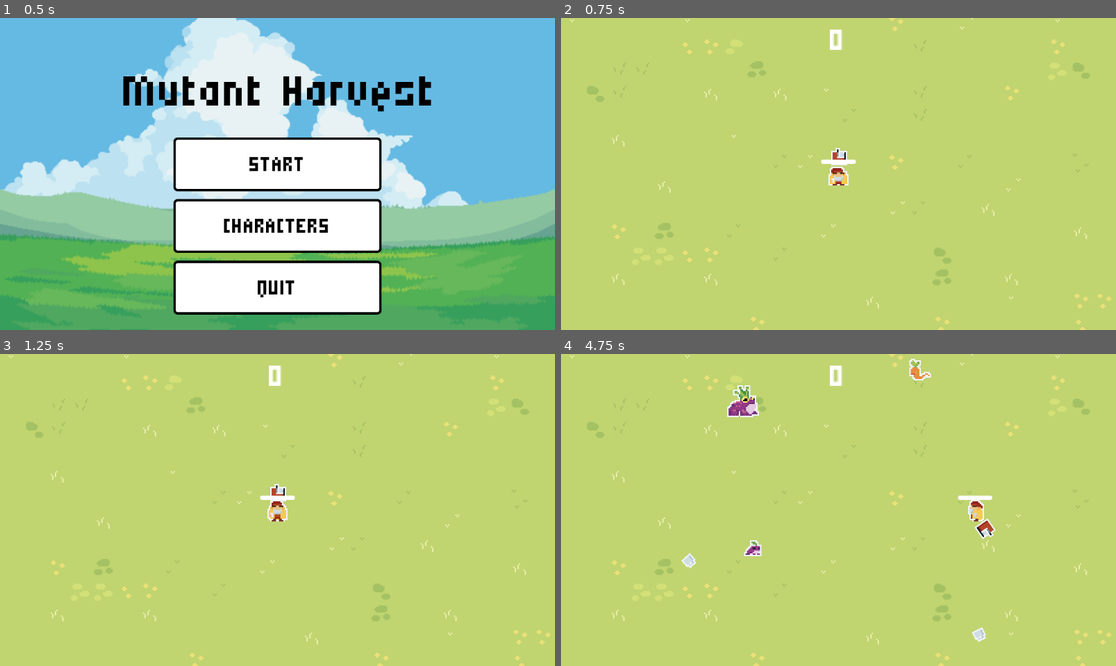
Above: before the commit, frames 1-4 (two rows, left to right).
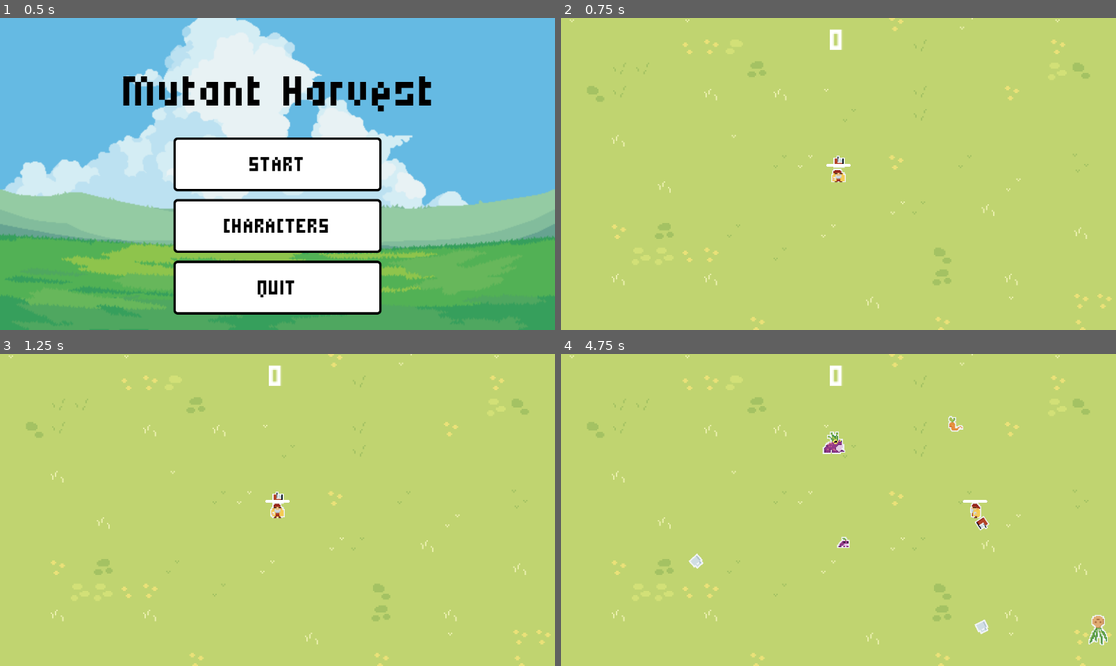
Above: after the commit, the same moments.

Repository: iAn999891/GODOTGAME
Game: Godot game, scene res://Scene/main_menu.tscn
Two runs of this game, one before a commit and one after it. Both use one fixed random seed, a clock stepped at 60 frames per second and the inputs below.
Inputs (mouse positions are in pixels of both pictures, inside the frame that each line leads up to):
- Up to frame 1 (0.5 s): no input
- Up to frame 2 (0.75 s): click "START" at 0.5 s
- Up to frame 3 (1.25 s): no input
- Up to frame 4 (4.75 s): tap Enter at 1.25 s; move the mouse to (960, 494) at 1.27 s; hold D (Move_right) 1.28-2.03 s; click (960, 494) at 1.35 s; move the mouse to (727, 525) at 2.02 s; hold S (Move_down) 2.03-2.78 s; click (727, 525) at 2.1 s; move the mouse to (894, 441) at 2.77 s; hold D (Move_right) 2.78-3.53 s; click (894, 441) at 2.85 s; move the mouse to (810, 572) at 3.52 s; hold W (Move_up) 3.53-4.28 s; click (810, 572) at 3.6 s; move the mouse to (1005, 556) at 4.27 s; hold A (Move_left) from 4.28 s (still down); click (1005, 556) at 4.35 s

Frame 1 is identical in both runs. In frame 2, 0.4% of the frame differs, in the area x 46-54%, y 41-54%; in frame 3, 0.4%; in frame 4, 2.0%, in the area x 21-99%, y 1-94%.

Commit message:
f

Diff:
--- a/will-and-ian-godot-game-/BabyGrog.gd
+++ b/will-and-ian-godot-game-/BabyGrog.gd
@@ -3,7 +3,7 @@
 var health = 4
 
 @export var damage = 30
-@export var move_speed = 40
+@export var move_speed = 35
 
 @onready var player = get_node("/root/Game_scene/Player")
 
--- a/will-and-ian-godot-game-/BabyOnion.gd
+++ b/will-and-ian-godot-game-/BabyOnion.gd
@@ -9,7 +9,7 @@
 
 func _physics_process(_delta):
 	var direction = global_position.direction_to(player.global_position)
-	velocity = direction * 65
+	velocity = direction * 50
 
 	if player.global_position.x > global_position.x:
 		$BabyOnionSprite.flip_h = true
--- a/will-and-ian-godot-game-/Scene/BabyCarrot.tscn
+++ b/will-and-ian-godot-game-/Scene/BabyCarrot.tscn
@@ -51,6 +51,7 @@
 height = 8.0
 
 [node name="BabyCarrot" type="CharacterBody2D" unique_id=1509565561]
+scale = Vector2(0.7, 0.7)
 collision_layer = 2
 collision_mask = 2
 motion_mode = 1
--- a/will-and-ian-godot-game-/Scene/BabyGrog.tscn
+++ b/will-and-ian-godot-game-/Scene/BabyGrog.tscn
@@ -37,6 +37,7 @@
 height = 10.0
 
 [node name="BabyGrog" type="CharacterBody2D" unique_id=465258371]
+scale = Vector2(0.7, 0.7)
 collision_layer = 2
 collision_mask = 2
 script = ExtResource("1_o2ajn")
--- a/will-and-ian-godot-game-/Scene/BabyOnion.tscn
+++ b/will-and-ian-godot-game-/Scene/BabyOnion.tscn
@@ -58,6 +58,7 @@
 height = 8.0
 
 [node name="BabyOnion" type="CharacterBody2D" unique_id=661007711]
+scale = Vector2(0.7, 0.7)
 collision_layer = 4
 collision_mask = 4
 script = ExtResource("1_f0quw")
--- a/will-and-ian-godot-game-/Scene/BigCarrot.gd
+++ b/will-and-ian-godot-game-/Scene/BigCarrot.gd
@@ -3,7 +3,7 @@
 var health = 3
 
 @export var damage = 25
-@export var move_speed = 55
+@export var move_speed = 45
 
 @onready var player = get_node("/root/Game_scene/Player")
 
--- a/will-and-ian-godot-game-/Scene/BigCarrot.tscn
+++ b/will-and-ian-godot-game-/Scene/BigCarrot.tscn
@@ -44,6 +44,7 @@
 height = 24.0
 
 [node name="BigCarrot" type="CharacterBody2D" unique_id=399313060]
+scale = Vector2(0.7, 0.7)
 collision_layer = 2
 collision_mask = 2
 script = ExtResource("1_a8i0c")
--- a/will-and-ian-godot-game-/Scene/BigGrog.gd
+++ b/will-and-ian-godot-game-/Scene/BigGrog.gd
@@ -1,9 +1,9 @@
 extends CharacterBody2D
 
-var health = 6
+var health = 5
 
 @export var damage = 45
-@export var move_speed = 30
+@export var move_speed = 25
 
 @onready var player = get_node("/root/Game_scene/Player")
 
--- a/will-and-ian-godot-game-/Scene/BigGrog.tscn
+++ b/will-and-ian-godot-game-/Scene/BigGrog.tscn
@@ -43,6 +43,7 @@
 height = 20.0
 
 [node name="BigGrog" type="CharacterBody2D" unique_id=907895333]
+scale = Vector2(0.7, 0.7)
 collision_layer = 2
 collision_mask = 2
 script = ExtResource("1_853ae")
--- a/will-and-ian-godot-game-/Scene/BigOnion.gd
+++ b/will-and-ian-godot-game-/Scene/BigOnion.gd
@@ -8,7 +8,7 @@
 
 func _physics_process(_delta):
 	var direction = global_position.direction_to(player.global_position)
-	velocity = direction * 85
+	velocity = direction * 65
 
 	if player.global_position.x > global_position.x:
 		$BigOnionSprite.flip_h = true
--- a/will-and-ian-godot-game-/Scene/BigOnion.tscn
+++ b/will-and-ian-godot-game-/Scene/BigOnion.tscn
@@ -43,6 +43,7 @@
 radius = 7.0
 
 [node name="BigOnion" type="CharacterBody2D" unique_id=1247719428]
+scale = Vector2(0.7, 0.7)
 collision_layer = 4
 collision_mask = 0
 script = ExtResource("1_yjvx7")
--- a/will-and-ian-godot-game-/Scene/Player.tscn
+++ b/will-and-ian-godot-game-/Scene/Player.tscn
@@ -97,6 +97,7 @@
 corner_radius_bottom_left = 8
 
 [node name="Player" type="CharacterBody2D" unique_id=1848780568]
+scale = Vector2(0.7, 0.7)
 collision_mask = 9
 motion_mode = 1
 script = ExtResource("1_bxodg")
--- a/will-and-ian-godot-game-/Scripts/BabyCarrot.gd
+++ b/will-and-ian-godot-game-/Scripts/BabyCarrot.gd
@@ -3,7 +3,7 @@
 var health = 2
 
 @export var damage = 15
-@export var move_speed = 50
+@export var move_speed = 40
 
 @onready var player = get_node("/root/Game_scene/Player")
 
